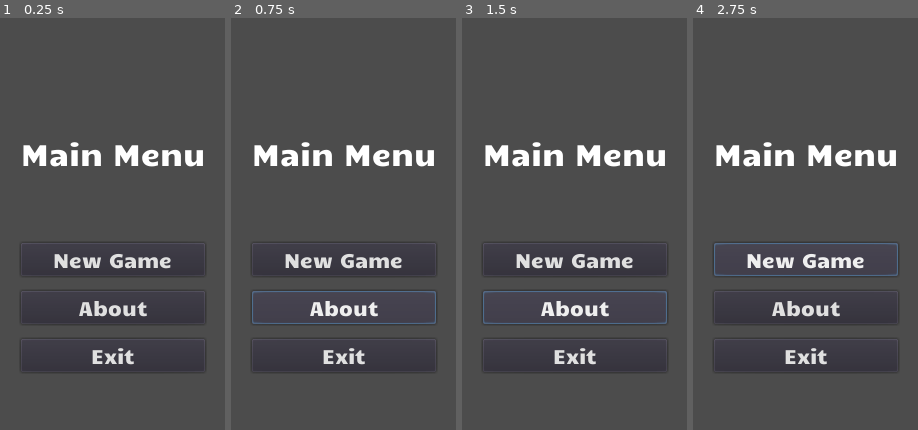
Above: before the commit, frames 1-4 (left to right).
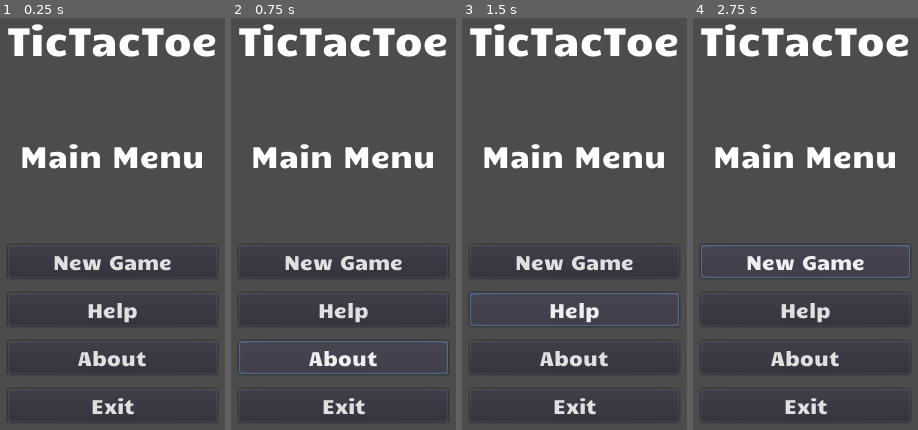
Above: after the commit, the same moments.

Repository: edd34/TicTacToe_Godot
Game: Godot game, scene res://Scenes/MainMenu.tscn
Same seed, same stepped clock (60 frames per second), same inputs: the game is played once before the commit and once after it. The project has no main scene, so this scene is started directly.
Inputs (mouse positions are in pixels of both pictures, inside the frame that each line leads up to):
- Up to frame 1 (0.25 s): no input
- Up to frame 2 (0.75 s): click "About" at 0.5 s
- Up to frame 3 (1.5 s): click (574, 310) at 1.25 s, where only the run after the commit has a clickable "Help"
- Up to frame 4 (2.75 s): click "New Game" at 2 s

The runs differ from the first frame. In frame 1, 8.4% of the frame differs, in the area x 3-96%, y 1-98%; in frame 2, 9.5%, in the area x 3-97%, y 1-98%; in frame 3, 9.5%; in frame 4, 9.5%.
Error in both runs: Attempt to call function 'goto_scene' in base 'null instance' on a null instance. (res://Scripts/Menu/MainMenu/NewGameButton.gd:19)

Commit message:
create the layout of the menu

Diff:
--- a/Scenes/MainMenu.tscn
+++ b/Scenes/MainMenu.tscn
@@ -4,19 +4,15 @@
 [ext_resource path="res://Scripts/Menu/MainMenu/NewGameButton.gd" type="Script" id=2]
 [ext_resource path="res://Scripts/Menu/MainMenu/Exit.gd" type="Script" id=3]
 
-[sub_resource type="DynamicFontData" id=1]
-
-font_path = "res://Assets/fonts/Candal.ttf"
+[sub_resource type="DynamicFont" id=1]
+
+size = 40
+use_mipmaps = false
+use_filter = false
+font_data = ExtResource( 1 )
+_sections_unfolded = [ "Font", "Settings" ]
 
 [sub_resource type="DynamicFont" id=2]
-
-size = 40
-use_mipmaps = false
-use_filter = false
-font_data = SubResource( 1 )
-_sections_unfolded = [ "Font", "Settings" ]
-
-[sub_resource type="DynamicFont" id=7]
 
 size = 30
 use_mipmaps = true
@@ -24,23 +20,31 @@
 font_data = ExtResource( 1 )
 _sections_unfolded = [ "Font", "Settings" ]
 
+[sub_resource type="DynamicFont" id=3]
+
+size = 20
+use_mipmaps = false
+use_filter = false
+font_data = ExtResource( 1 )
+_sections_unfolded = [ "Font", "Settings" ]
+
+[sub_resource type="DynamicFont" id=6]
+
+size = 20
+use_mipmaps = false
+use_filter = false
+font_data = ExtResource( 1 )
+_sections_unfolded = [ "Font", "Settings" ]
+
 [sub_resource type="DynamicFont" id=4]
 
 size = 20
 use_mipmaps = false
 use_filter = false
 font_data = ExtResource( 1 )
-_sections_unfolded = [ "Font", "Settings" ]
+_sections_unfolded = [ "Font", "Resource", "Settings" ]
 
 [sub_resource type="DynamicFont" id=5]
-
-size = 20
-use_mipmaps = false
-use_filter = false
-font_data = ExtResource( 1 )
-_sections_unfolded = [ "Font", "Resource", "Settings" ]
-
-[sub_resource type="DynamicFont" id=6]
 
 size = 10
 use_mipmaps = false
@@ -95,10 +99,10 @@
 anchor_top = 0.0
 anchor_right = 0.0
 anchor_bottom = 0.0
-margin_left = 144.0
-margin_top = 204.0
-margin_right = 328.0
-margin_bottom = 515.0
+margin_left = 131.0
+margin_top = 155.0
+margin_right = 340.0
+margin_bottom = 565.0
 rect_pivot_offset = Vector2( 0, 0 )
 rect_clip_content = false
 mouse_filter = 1
@@ -115,15 +119,15 @@
 anchor_top = 0.0
 anchor_right = 0.0
 anchor_bottom = 0.0
-margin_right = 184.0
-margin_bottom = 2.0
+margin_right = 209.0
+margin_bottom = 53.0
 rect_pivot_offset = Vector2( 0, 0 )
 rect_clip_content = false
 mouse_filter = 2
 mouse_default_cursor_shape = 0
 size_flags_horizontal = 1
 size_flags_vertical = 4
-custom_fonts/font = SubResource( 2 )
+custom_fonts/font = SubResource( 1 )
 text = "TicTacToe"
 align = 1
 percent_visible = 1.0
@@ -137,16 +141,16 @@
 anchor_top = 0.0
 anchor_right = 0.0
 anchor_bottom = 0.0
-margin_top = 72.0
-margin_right = 184.0
-margin_bottom = 112.0
+margin_top = 123.0
+margin_right = 209.0
+margin_bottom = 163.0
 rect_pivot_offset = Vector2( 0, 0 )
 rect_clip_content = false
 mouse_filter = 2
 mouse_default_cursor_shape = 0
 size_flags_horizontal = 1
 size_flags_vertical = 4
-custom_fonts/font = SubResource( 7 )
+custom_fonts/font = SubResource( 2 )
 text = "Main Menu"
 align = 1
 percent_visible = 1.0
@@ -160,9 +164,9 @@
 anchor_top = 0.0
 anchor_right = 0.0
 anchor_bottom = 0.0
-margin_top = 182.0
-margin_right = 184.0
-margin_bottom = 311.0
+margin_top = 233.0
+margin_right = 209.0
+margin_bottom = 410.0
 rect_pivot_offset = Vector2( 0, 0 )
 rect_clip_content = false
 mouse_filter = 1
@@ -179,7 +183,7 @@
 anchor_top = 0.0
 anchor_right = 0.0
 anchor_bottom = 0.0
-margin_right = 184.0
+margin_right = 209.0
 margin_bottom = 33.0
 rect_pivot_offset = Vector2( 0, 0 )
 rect_clip_content = false
@@ -188,7 +192,7 @@
 mouse_default_cursor_shape = 0
 size_flags_horizontal = 1
 size_flags_vertical = 1
-custom_fonts/font = SubResource( 4 )
+custom_fonts/font = SubResource( 3 )
 toggle_mode = false
 enabled_focus_mode = 2
 shortcut = null
@@ -200,14 +204,14 @@
 script = ExtResource( 2 )
 _sections_unfolded = [ "Focus", "Size Flags", "Theme", "custom_fonts", "custom_styles" ]
 
-[node name="AboutButton" type="Button" parent="MarginContainer/CenterContainer/MainScreen/MainMenu" index="1"]
+[node name="Help" type="Button" parent="MarginContainer/CenterContainer/MainScreen/MainMenu" index="1"]
 
 anchor_left = 0.0
 anchor_top = 0.0
 anchor_right = 0.0
 anchor_bottom = 0.0
 margin_top = 48.0
-margin_right = 184.0
+margin_right = 209.0
 margin_bottom = 81.0
 rect_pivot_offset = Vector2( 0, 0 )
 rect_clip_content = false
@@ -216,7 +220,33 @@
 mouse_default_cursor_shape = 0
 size_flags_horizontal = 1
 size_flags_vertical = 1
-custom_fonts/font = SubResource( 4 )
+custom_fonts/font = SubResource( 6 )
+toggle_mode = false
+enabled_focus_mode = 2
+shortcut = null
+group = null
+text = "Help"
+flat = false
+align = 1
+_sections_unfolded = [ "Focus", "custom_fonts" ]
+
+[node name="AboutButton" type="Button" parent="MarginContainer/CenterContainer/MainScreen/MainMenu" index="2"]
+
+anchor_left = 0.0
+anchor_top = 0.0
+anchor_right = 0.0
+anchor_bottom = 0.0
+margin_top = 96.0
+margin_right = 209.0
+margin_bottom = 129.0
+rect_pivot_offset = Vector2( 0, 0 )
+rect_clip_content = false
+focus_mode = 2
+mouse_filter = 0
+mouse_default_cursor_shape = 0
+size_flags_horizontal = 1
+size_flags_vertical = 1
+custom_fonts/font = SubResource( 3 )
 toggle_mode = false
 enabled_focus_mode = 2
 shortcut = null
@@ -226,15 +256,15 @@
 align = 1
 _sections_unfolded = [ "Focus", "custom_fonts" ]
 
-[node name="ExitButton" type="Button" parent="MarginContainer/CenterContainer/MainScreen/MainMenu" index="2"]
-
-anchor_left = 0.0
-anchor_top = 0.0
-anchor_right = 0.0
-anchor_bottom = 0.0
-margin_top = 96.0
-margin_right = 184.0
-margin_bottom = 129.0
+[node name="ExitButton" type="Button" parent="MarginContainer/CenterContainer/MainScreen/MainMenu" index="3"]
+
+anchor_left = 0.0
+anchor_top = 0.0
+anchor_right = 0.0
+anchor_bottom = 0.0
+margin_top = 144.0
+margin_right = 209.0
+margin_bottom = 177.0
 rect_pivot_offset = Vector2( 0, 0 )
 rect_clip_content = false
 focus_mode = 2
Not shown: 2 places in Scenes/MainMenu.tscn that only renumber resources
Not shown, added: export_presets.cfg
